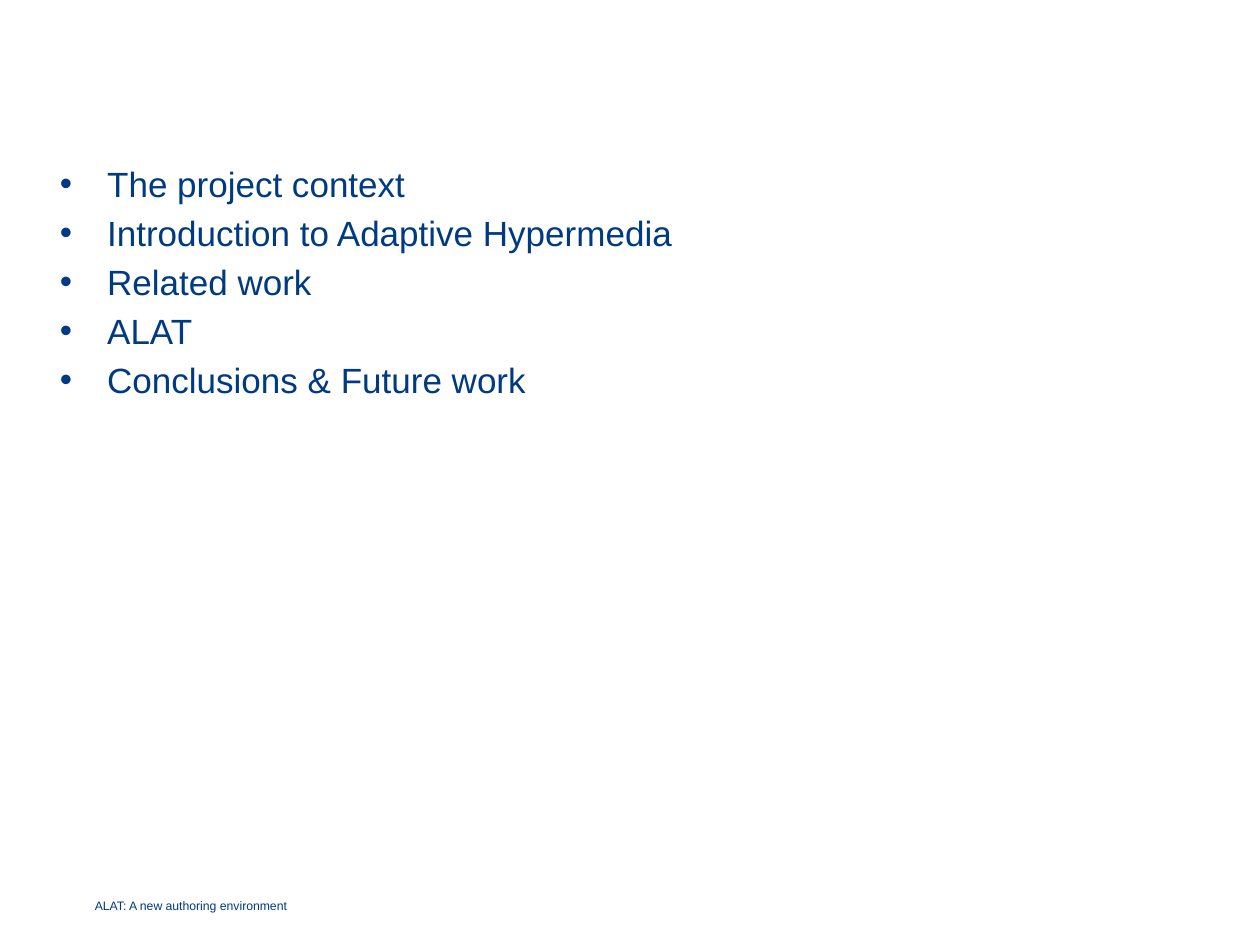
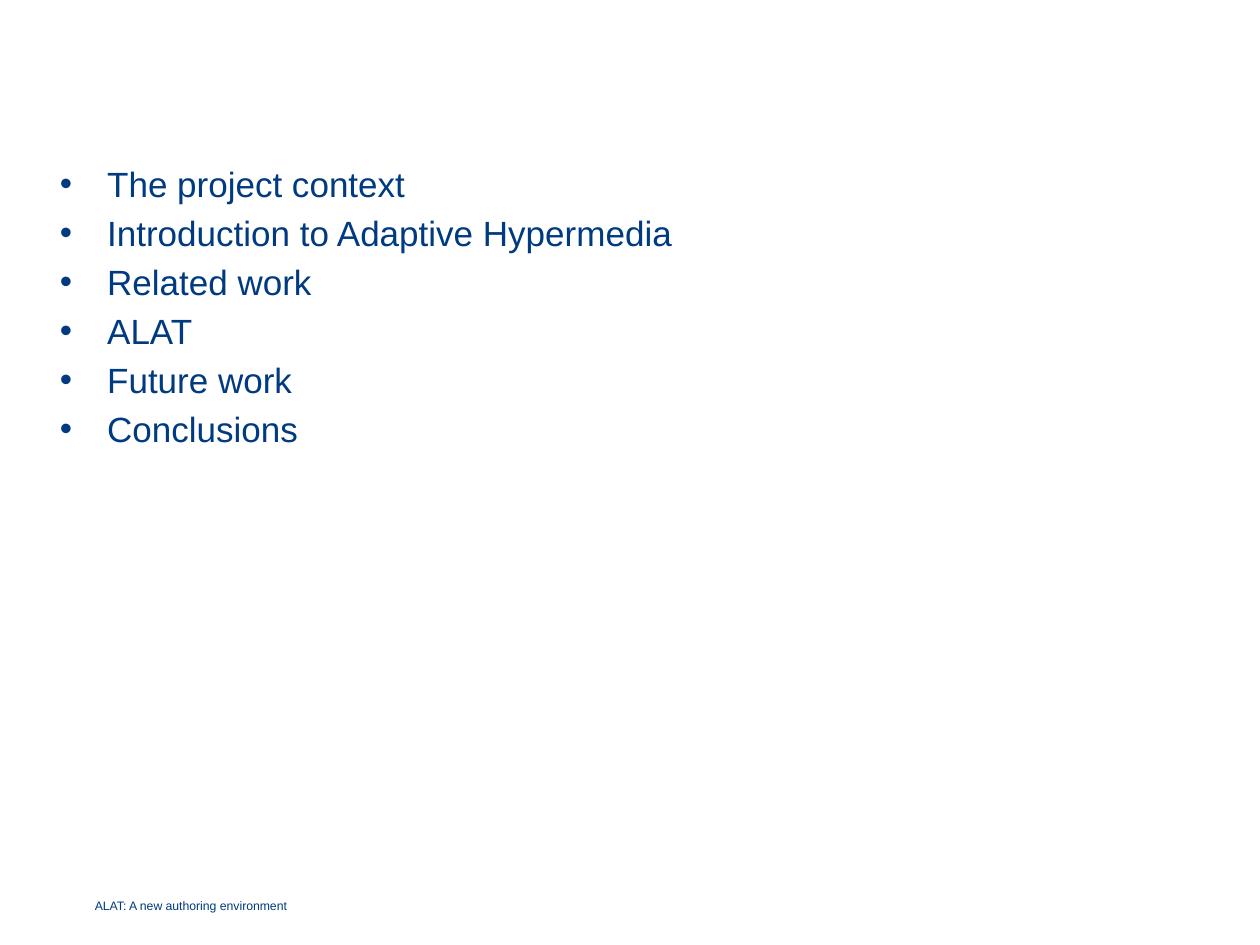
Before and after one commit to wottah/Thesis, a slide deck: slide 2 of Documents/School/Thesis docs/ALAT.pptx. Drawn at 1260x945 pixels with LibreOffice and Linux fonts; fonts in the diff are those of the drawing; background and template pictures are left out. Boxes give left, top, right and bottom in pixels: in the first picture for what was removed or moved away, otherwise in the second. Text is boxed around its words. In the diff, an @@ line names an element or a change of style, - is before the commit and + after.

```diff
--- a/Documents/School/Thesis docs/ALAT.pptx
+++ b/Documents/School/Thesis docs/ALAT.pptx
@@ text at box(107, 367, 298, 443): text changed @@
-• Conclusions & Future work
+• Future work
+• Conclusions
```
Also in this commit, not shown: 20 other slides changed, 6 slides added, 3 slides removed.
